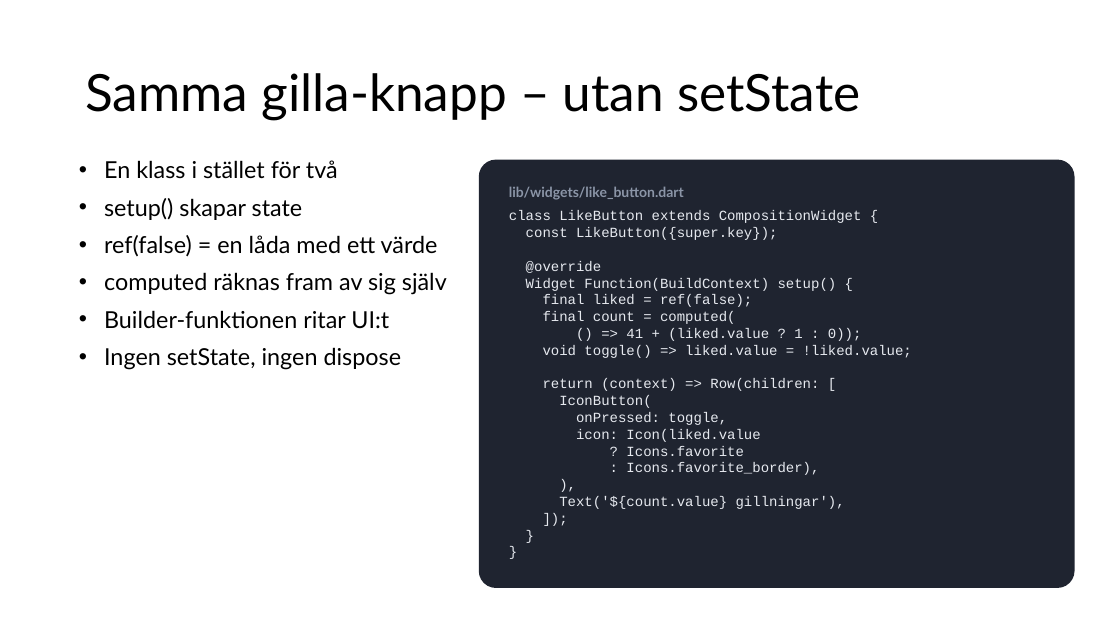
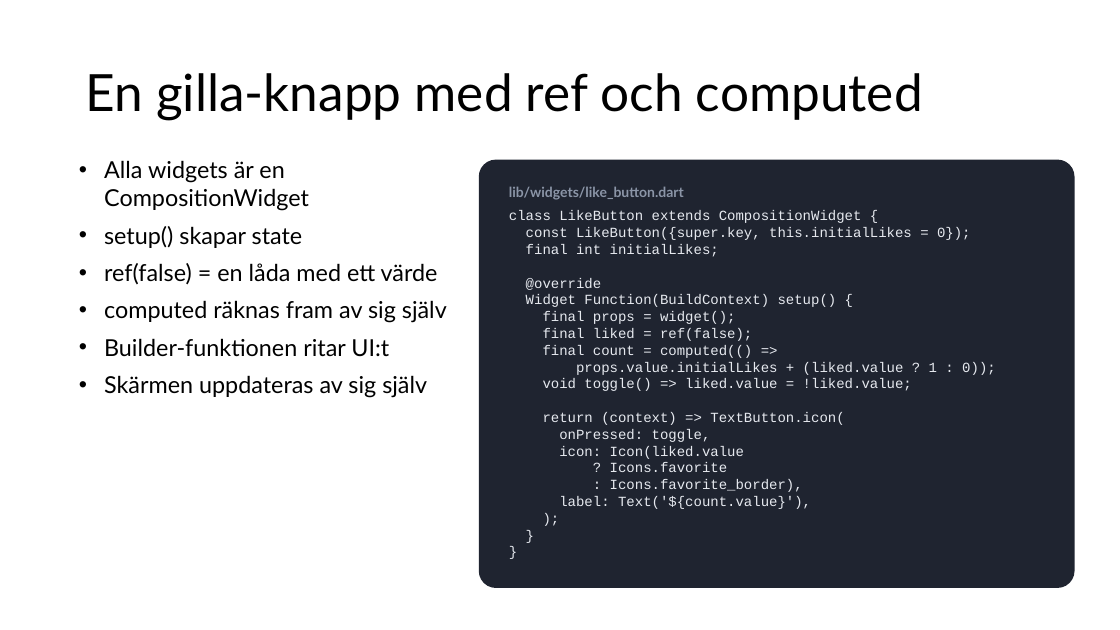
Before and after one commit to abbjetmus/pocketbase-flutter-kurs, a slide deck: slide 55 of Databaser och mobilapputveckling - sammanfattning.pptx (slide 68 before the commit). Drawn at 1120x630 pixels with LibreOffice and Linux fonts; fonts in the diff are those of the drawing. Boxes give left, top, right and bottom in pixels: in the first picture for what was removed or moved away, otherwise in the second. Text is boxed around its words. In the diff, an @@ line names an element or a change of style, - is before the commit and + after.

Commit message:
Remove module 03 content and related solution files for Flutter Compositions; update README to reflect changes in module structure and content focus.

```diff
--- a/Databaser och mobilapputveckling - sammanfattning.pptx
+++ b/Databaser och mobilapputveckling - sammanfattning.pptx
@@ title at (85, 73, 923, 120): text changed @@
-Samma gilla-knapp – utan setState
+En gilla-knapp med ref och computed
@@ text at (104, 160, 309, 211): text changed @@
-• En klass i stället för två
+• Alla widgets är en CompositionWidget
@@ text in rounded rectangle at (526, 227, 971, 257): text changed @@
-const LikeButton({super.key});
+const LikeButton({super.key, this.initialLikes = 0});
+final int initialLikes;
@@ text in rounded rectangle at (543, 311, 736, 324): paragraph added @@
+final props = widget();
@@ text in rounded rectangle at (543, 345, 996, 375): text changed @@
-final count = computed(
-() => 41 + (liked.value ? 1 : 0));
+final count = computed(() =>
+props.value.initialLikes + (liked.value ? 1 : 0));
@@ text at (104, 375, 427, 398): text changed @@
-• Ingen setState, ingen dispose
+• Skärmen uppdateras av sig själv
@@ text in rounded rectangle at (543, 412, 844, 425): text changed @@
-return (context) => Row(children: [
-IconButton(
+return (context) => TextButton.icon(
@@ text in rounded rectangle at (559, 496, 811, 509): text changed @@
-),
-Text('${count.value} gillningar'),
-]);
+label: Text('${count.value}'),
+);
```
Also in this commit, not shown: 25 other slides changed, 7 slides removed, 20 other files.
